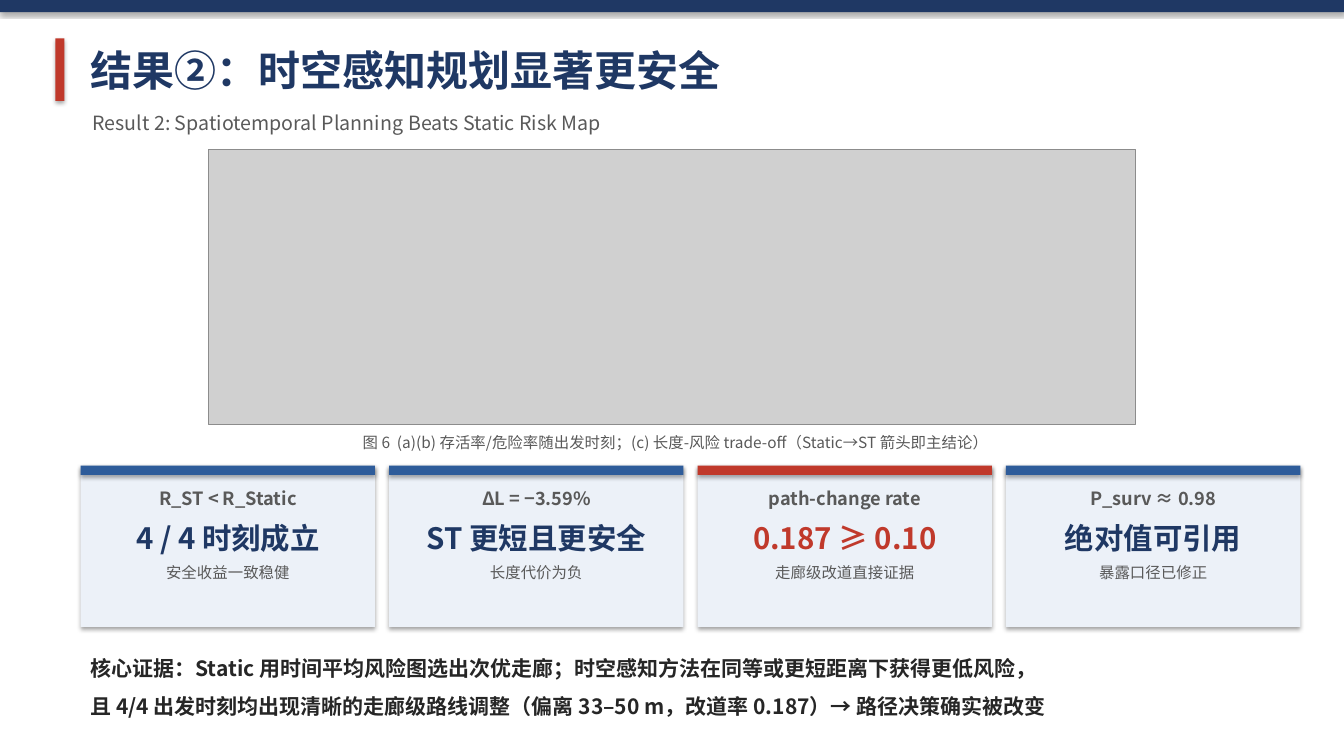
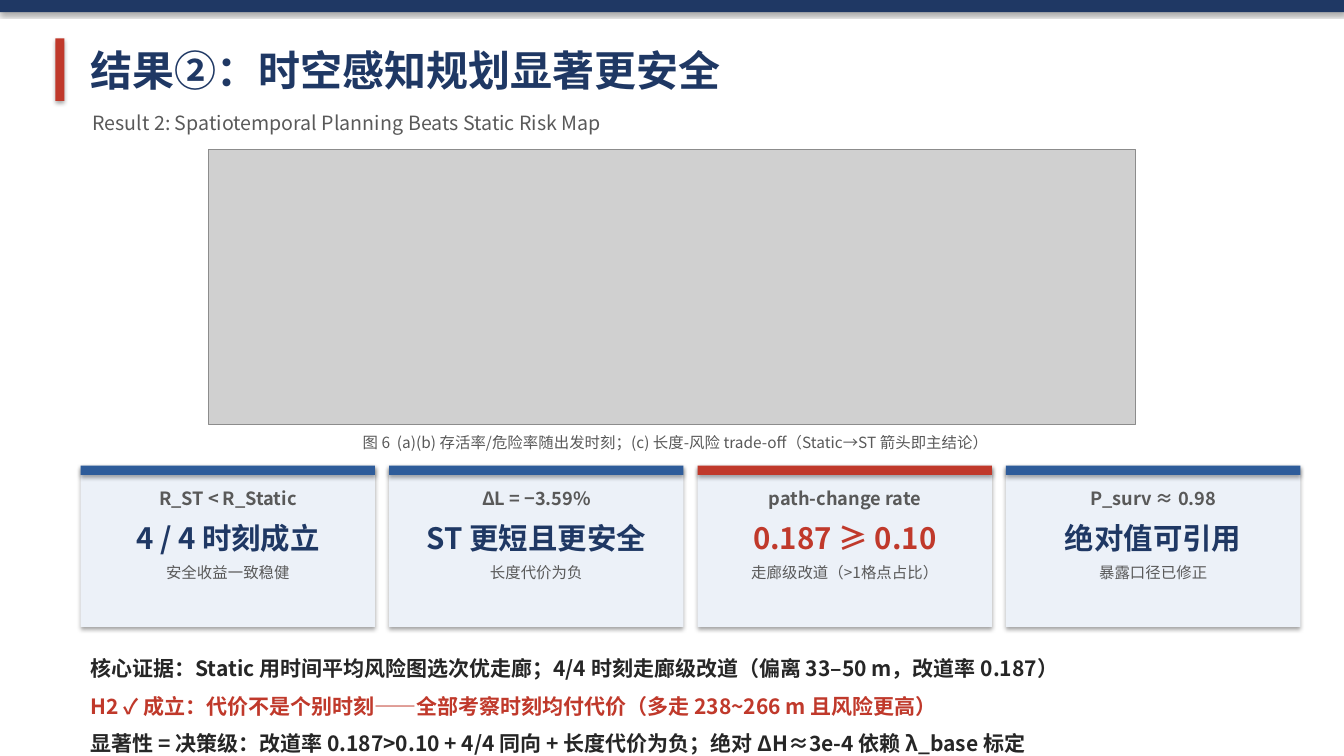
Before and after one commit to 909347194/Risk-Path, a slide deck: slide 9 of 学术汇报_时空异质性感知的低空无人机路径规划.pptx. Drawn at 1344x756 pixels with LibreOffice and Linux fonts; fonts in the diff are those of the drawing; grey boxes stand for pictures. Boxes give left, top, right and bottom in pixels: in the first picture for what was removed or moved away, otherwise in the second. Text is boxed around its words. In the diff, an @@ line names an element or a change of style, - is before the commit and + after.

```diff
--- a/学术汇报_时空异质性感知的低空无人机路径规划.pptx
+++ b/学术汇报_时空异质性感知的低空无人机路径规划.pptx
@@ text at (751,565,938,579): text changed @@
-走廊级改道直接证据
+走廊级改道（>1格点占比）
@@ text at (91,658,1058,755): text changed @@
-核心证据：Static 用时间平均风险图选出次优走廊；时空感知方法在同等或更短距离下获得更低风险，
-且 4/4 出发时刻均出现清晰的走廊级路线调整（偏离 33–50 m，改道率 0.187）→ 路径决策确实被改变
+核心证据：Static 用时间平均风险图选次优走廊；4/4 时刻走廊级改道（偏离 33–50 m，改道率 0.187）
+H2 ✓ 成立：代价不是个别时刻——全部考察时刻均付代价（多走 238~266 m 且风险更高）
+显著性 = 决策级：改道率 0.187>0.10 + 4/4 同向 + 长度代价为负；绝对 ΔH≈3e-4 依赖 λ_base 标定
```
Also in this commit, not shown: 4 other slides changed, 7 other files.
